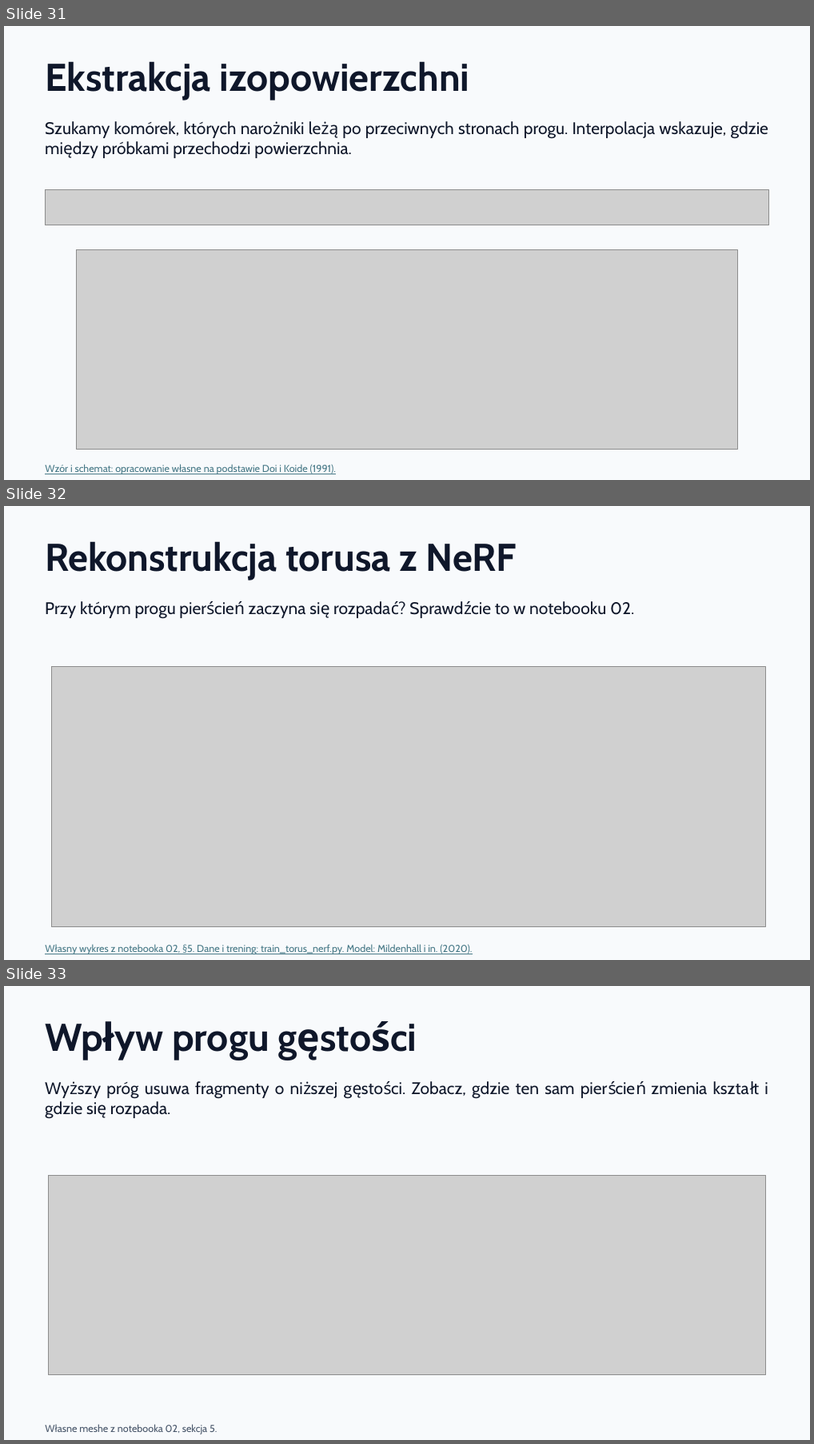
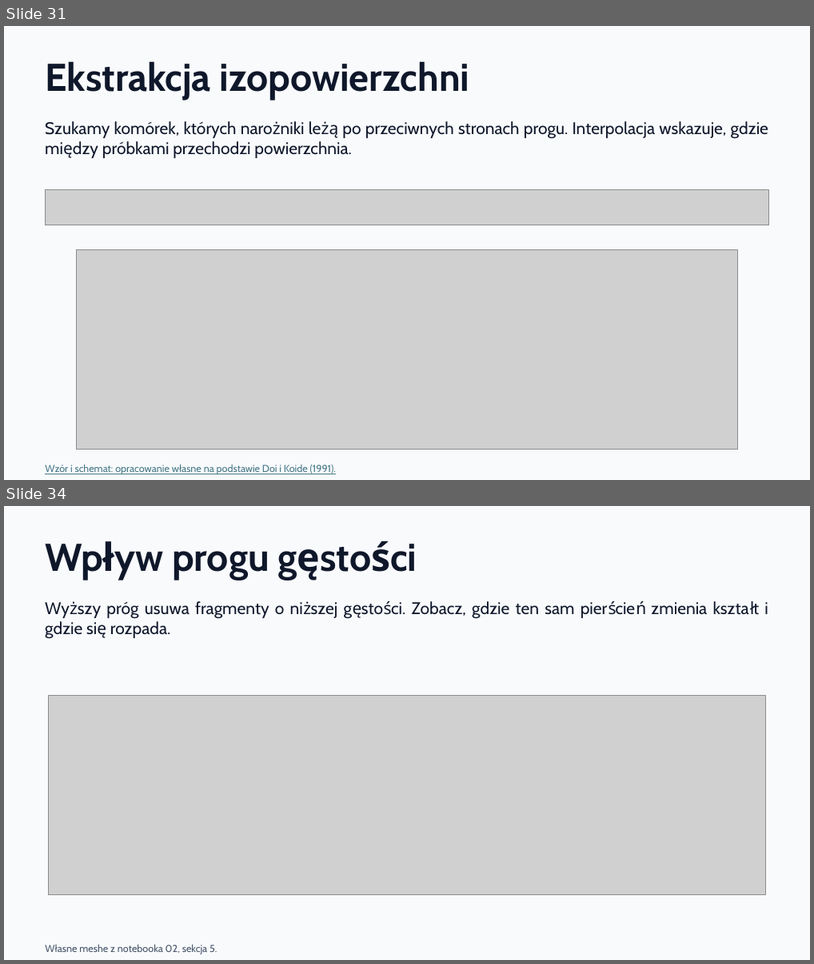
Before and after one commit to KajetanOzog/lab_6, a slide deck: prezentacja.pptx. Shown one above the other, each under a label of ours: slides 31, 32 and 33 before the commit, slides 31 and 34 after it; the slides between them are not shown. The pictures are 814x1444 and 814x964 pixels, drawn with LibreOffice and Linux fonts; fonts in the diff are those of the drawing; grey boxes stand for pictures. Boxes give left, top, right and bottom in pixels: in the first picture for what was removed or moved away, otherwise in the second. Text is boxed around its words. In the diff, an @@ line names an element or a change of style, - is before the commit and + after.

```diff
--- a/prezentacja.pptx
+++ b/prezentacja.pptx
@@ slide 32 removed at (x1=4, y1=506, x2=810, y2=960), background #F8FAFC @@
@@ text removed at (x1=45, y1=541, x2=517, y2=580) @@
-Rekonstrukcja torusa z NeRF
@@ text removed at (x1=45, y1=601, x2=634, y2=619) @@
-Przy którym progu pierścień zaczyna się rozpadać? Sprawdźcie to w notebooku 02.
@@ picture removed at (x1=51, y1=667, x2=766, y2=927) @@
@@ text removed at (x1=79, y1=944, x2=472, y2=954) @@
-Własny wykres z notebooka 02, §5. Dane i trening: train_torus_nerf.py. Model: Mildenhall i in. (2020).
@@ what was slide 33 is now slide 34 @@
```
Also in this commit, not shown: 2 slides changed, 2 slides added, 4 other files.
